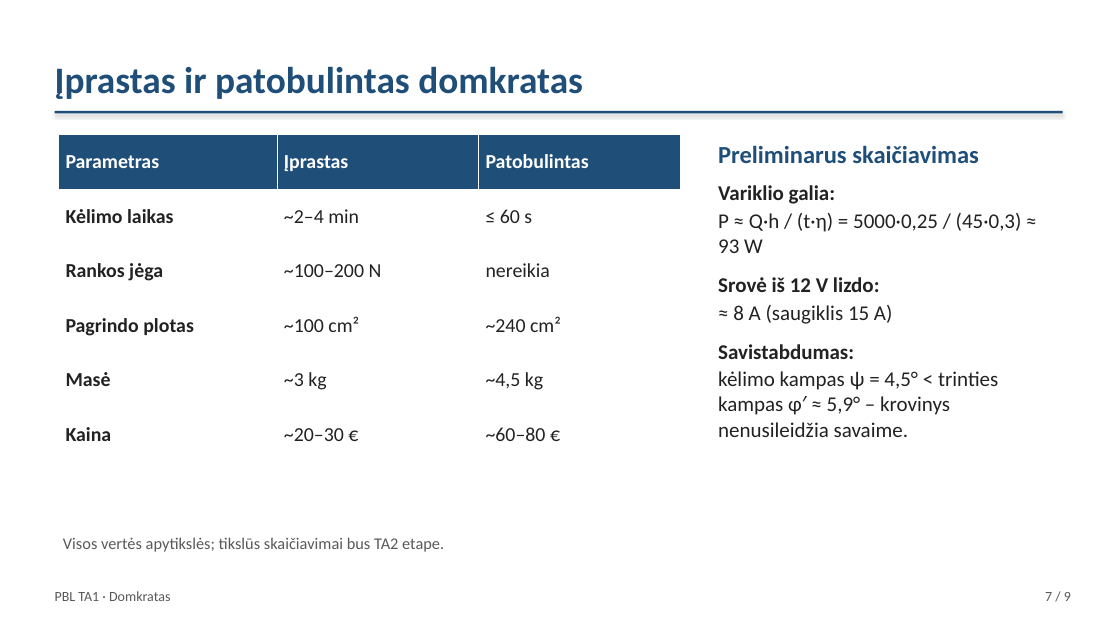
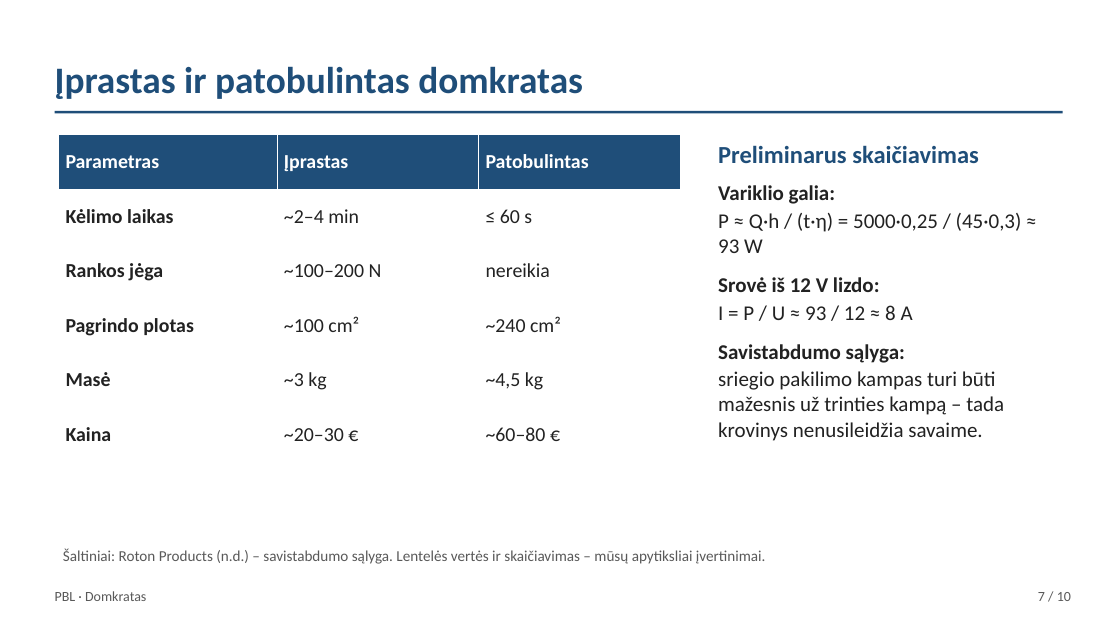
Before and after one commit to Goblinukas-beep/Ye, a slide deck: slide 7 of domkratas-ta1/domkratas-ta1.pptx. Drawn at 1120x630 pixels with LibreOffice and Linux fonts; fonts in the diff are those of the drawing. Boxes give left, top, right and bottom in pixels: in the first picture for what was removed or moved away, otherwise in the second. Text is boxed around its words. In the diff, an @@ line names an element or a change of style, - is before the commit and + after.

```diff
--- a/domkratas-ta1/domkratas-ta1.pptx
+++ b/domkratas-ta1/domkratas-ta1.pptx
@@ rectangle at box(55, 111, 1063, 113): shadow off @@
@@ text at box(718, 305, 1004, 441): text changed @@
-≈ 8 A (saugiklis 15 A)
-Savistabdumas:
-kėlimo kampas ψ = 4,5° < trinties kampas φ′ ≈ 5,9° – krovinys nenusileidžia savaime.
+I = P / U ≈ 93 / 12 ≈ 8 A
+Savistabdumo sąlyga:
+sriegio pakilimo kampas turi būti mažesnis už trinties kampą – tada krovinys nenusileidžia savaime.
@@ text at box(63, 548, 765, 564): text changed; size 14 to 13 pt @@
-Visos vertės apytikslės; tikslūs skaičiavimai bus TA2 etape.
+Šaltiniai: Roton Products (n.d.) – savistabdumo sąlyga. Lentelės vertės ir skaičiavimas – mūsų apytiksliai įvertinimai.
@@ text at box(55, 591, 146, 601): text changed @@
-PBL TA1 · Domkratas
+PBL · Domkratas
@@ text at box(1038, 592, 1071, 601): text changed @@
-7 / 9
+7 / 10
```
Also in this commit, not shown: 6 other slides changed, 2 slides added, 1 slide removed, 3 other files.
